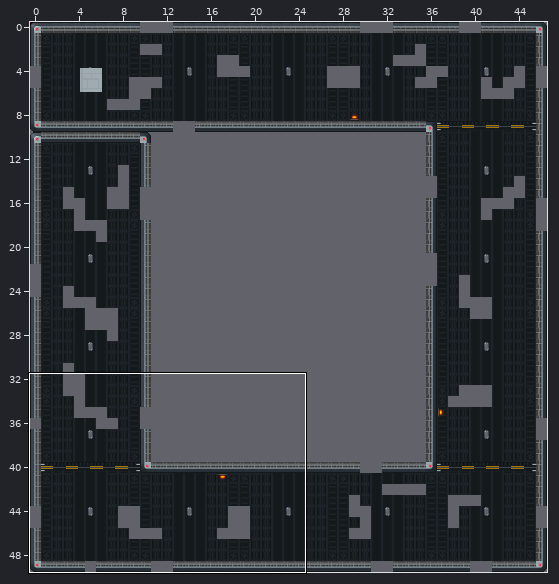
One commit to this Tiled map (JSON): core/assets/levels/level_3/level_1.tmj. Above: a wide view before the commit, with the close-up outlined.
Close-up. Before the commit:
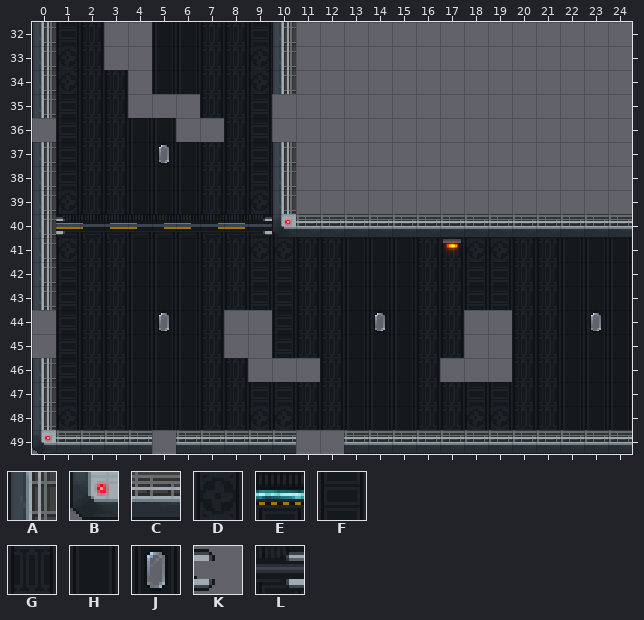
Cells are 16x16 px. Shown: x 0..24, y 32..49. The commit also changed other parts of the map, which this record leaves out.
Key: from "space-tiles": A 21, B 37, C 38, D 64 "Background", E 65 "Background", F 80 "Background", G 81 "Background", H 82 "Background", J 83 "Background", K 116, L 118.
_ is an empty cell.
Layer "Tile Layer 1" before, first column x 0:
32 _FG__HHGGF_______________
33 _DG__HHGGD_______________
34 _DGG_HHGGD_______________
35 _FGG___GGF_______________
36 _FGGHH__GF_______________
37 _FGGHJHGGF_______________
38 _FGGHHHGGF_______________
39 _DGGHHHGGD_______________
40 _EEEEEEEEEH______________
41 _DGGHHHGGDDGGHHHGGDDGGHHH
42 _FGGHHHGGFFGGHHHGGFFGGHHH
43 _FGGHHHGGFFGGHHHGGFFGGHHH
44 _FGGHJHG__FGGHJHGG__GGHJH
45 _FGGHHHG__FGGHHHGG__GGHHH
46 _FGGHHHGG___GHHHG___GGHHH
47 _FGGHHHGGFFGGHHHGGFFGGHHH
48 _DGGHHHGGDDGGHHHGGDDGGHHH
49 _________________________
Layer "Tile Layer 2" before, first column x 0:
32 A_________A______________
33 A_________A______________
34 A_________A______________
35 A________________________
36 _________________________
37 A_________A______________
38 A_________A______________
39 A_________A______________
40 AK_______LBCCCCCCCCCCCCCC
41 A________________________
42 A________________________
43 A________________________
44 _________________________
45 _________________________
46 A________________________
47 A________________________
48 A________________________
49 BCCCC_CCCCC__CCCCCCCCCCCC
Now the later version:
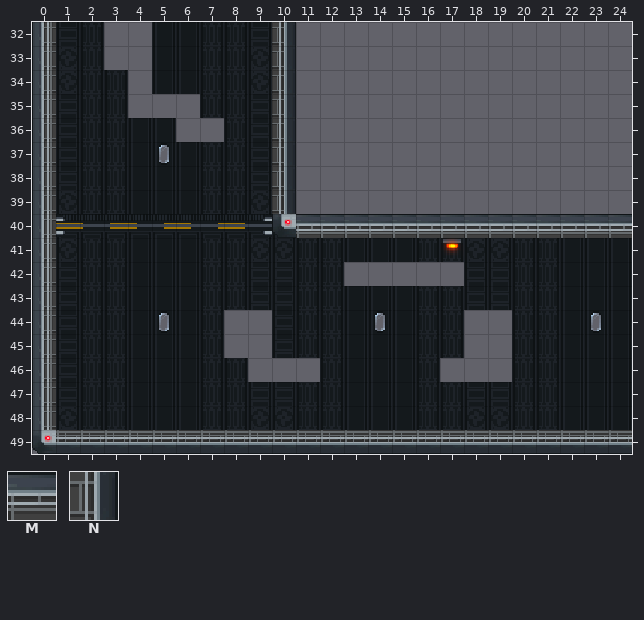
Further tiles: from "space-tiles": M 6, N 23.
See-through tiles are keyed as they look on the map.
From old to new:
Changed rows in their new state; . is an unchanged cell.
Layer "Tile Layer 1":
first column x 13:
42 _____
Layer "Tile Layer 2":
first column x 0:
32 ..........N..............
33 ..........N..............
34 ..........N..............
35 ..........N..............
36 A.........N..............
37 ..........N..............
38 ..........N..............
39 ..........N..............
40 ...........MMMMMMMMMMMMMM
first column x 0:
44 A
45 A
first column x 5:
49 C.....CC
Pixel boxes of the changes (left, top, right, bottom) in both close-ups:
changed: (272, 22, 632, 238)
added: (32, 118, 56, 142)
removed: (344, 262, 464, 286)
added: (32, 310, 56, 358)
added: (152, 430, 176, 454)
added: (296, 430, 344, 454)
